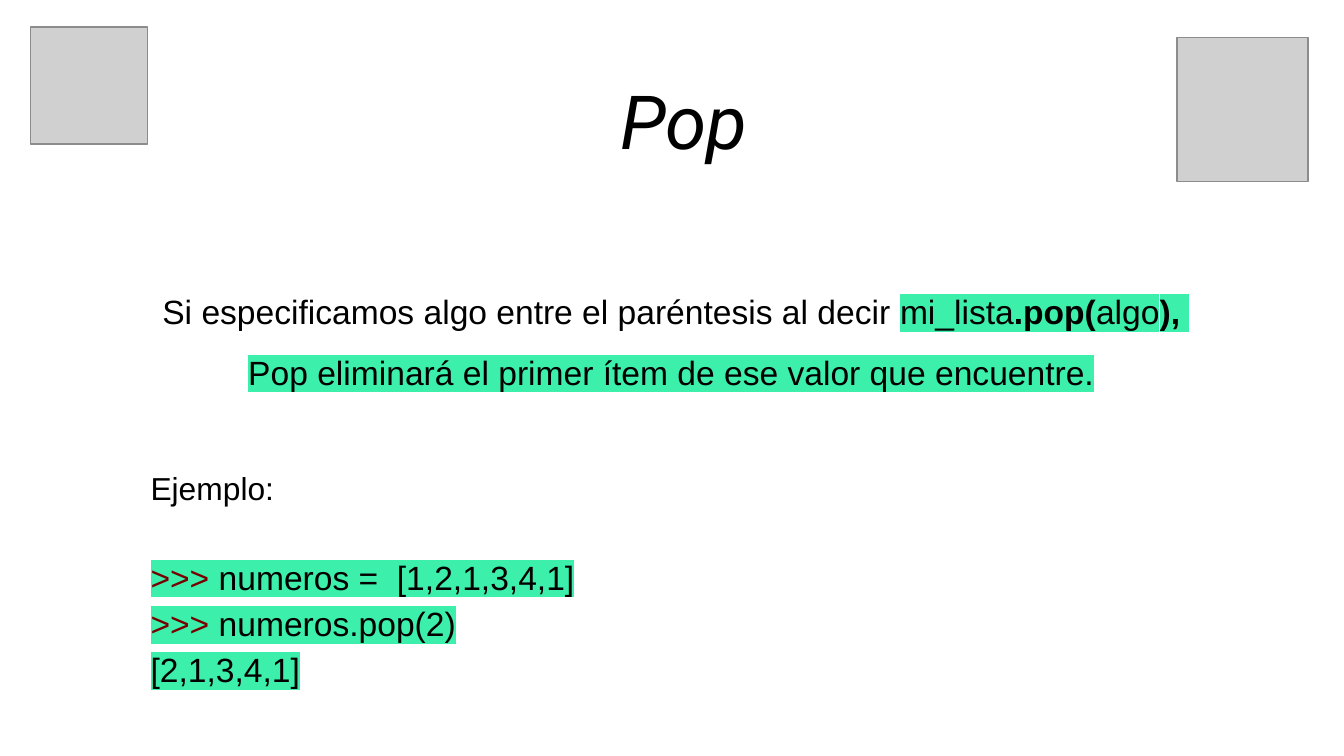
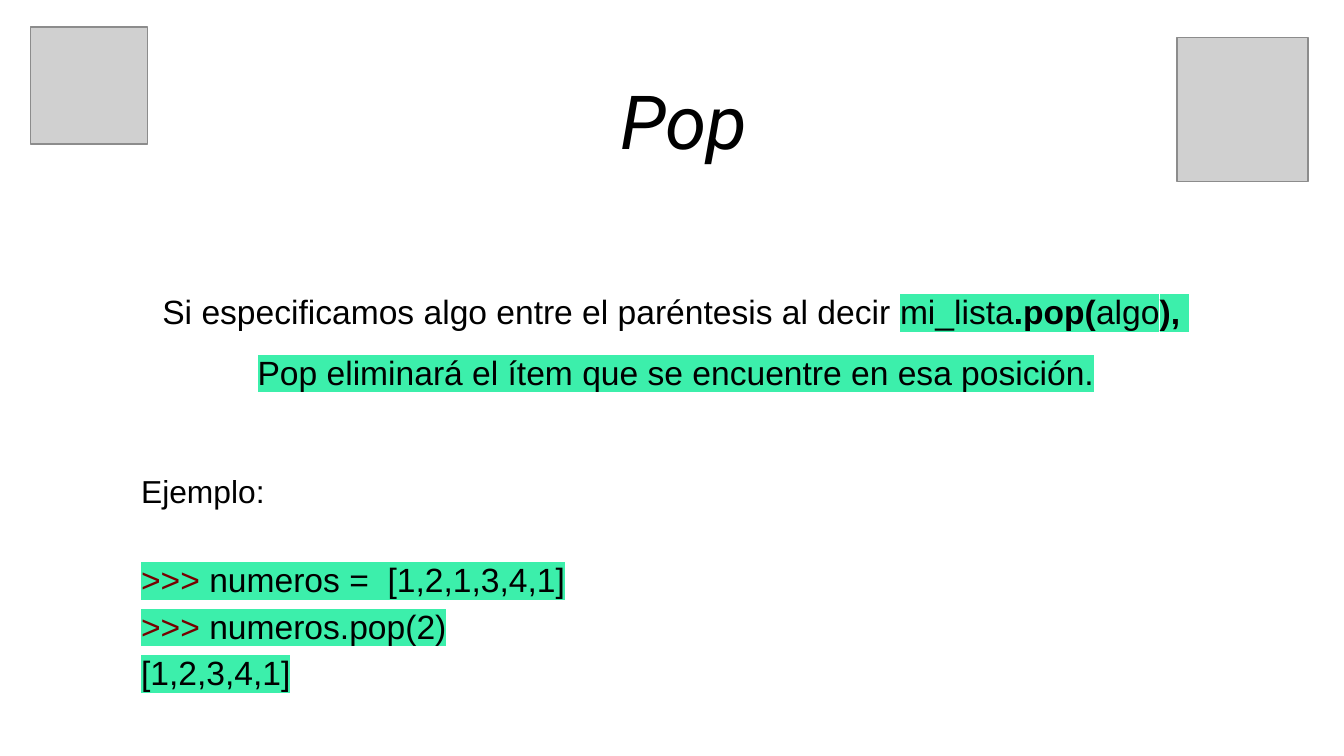
Before and after one commit to RichardLoz/CFP3_Rlozano, a slide deck: slide 22 of 01_Tecnicas_de_Programacion/Clase_12/Clase 2 - Listas y Tuplas.pptx. Drawn at 1344x756 pixels with LibreOffice and Linux fonts; fonts in the diff are those of the drawing; grey boxes stand for pictures. Boxes give left, top, right and bottom in pixels: in the first picture for what was removed or moved away, otherwise in the second. Text is boxed around its words. In the diff, an @@ line names an element or a change of style, - is before the commit and + after.

```diff
--- a/01_Tecnicas_de_Programacion/Clase_12/Clase 2 - Listas y Tuplas.pptx
+++ b/01_Tecnicas_de_Programacion/Clase_12/Clase 2 - Listas y Tuplas.pptx
@@ text at (258,360,1094,391): text changed @@
-Pop eliminará el primer ítem de ese valor que encuentre.
+Pop eliminará el ítem que se encuentre en esa posición.
@@ text "Ejemplo:": place and size @@
-text "Ejemplo:" at (151,477,574,688)
+text "Ejemplo:" at (141,480,565,691)
@@ text at (141,660,290,691): text changed @@
-[2,1,3,4,1]
+[1,2,3,4,1]
```
Also in this commit, not shown: 2 other slides changed, 4 other files.
